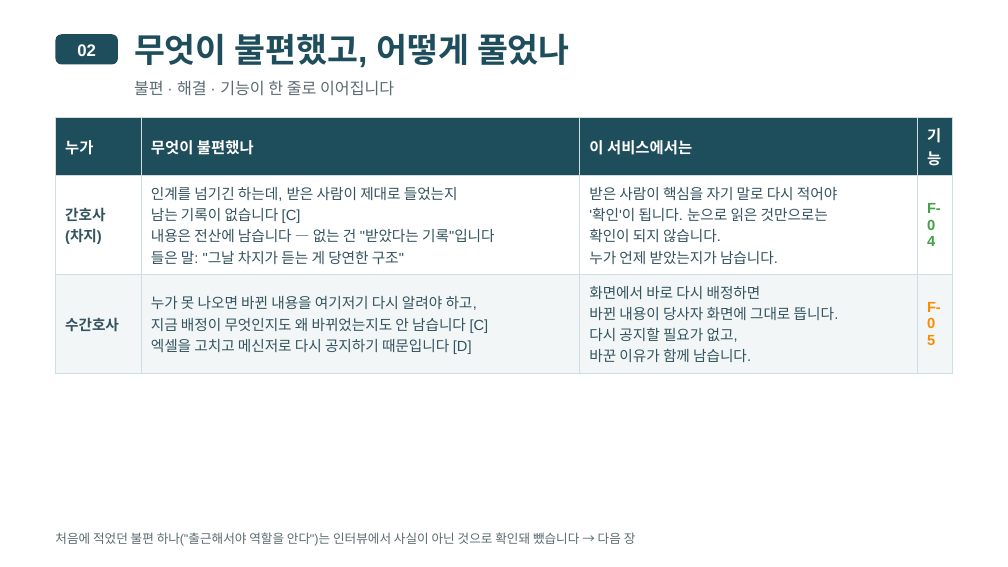
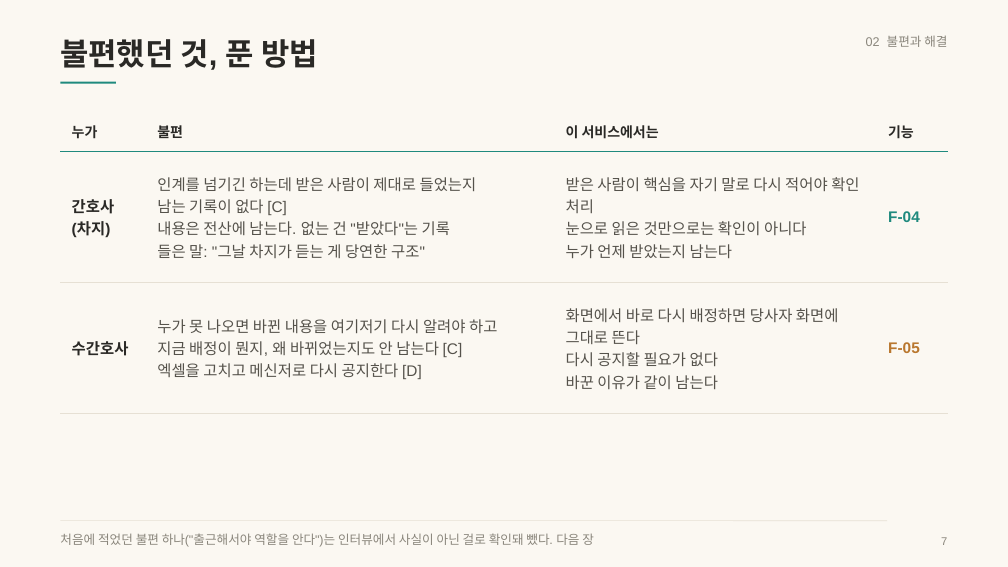
Before and after one commit to wodnjs2020136144/skala-webservice-mini, a slide deck: slide 7 of deliverables/10반_황재원_너와나의인계고리-개요.pptx. Drawn at 1008x567 pixels with LibreOffice and Linux fonts; fonts in the diff are those of the drawing. Boxes give left, top, right and bottom in pixels: in the first picture for what was removed or moved away, otherwise in the second. Text is boxed around its words. In the diff, an @@ line names an element or a change of style, - is before the commit and + after.

```diff
--- a/deliverables/10반_황재원_너와나의인계고리-개요.pptx
+++ b/deliverables/10반_황재원_너와나의인계고리-개요.pptx
@@ background #FFFFFF to #FBF8F2 @@
@@ rounded rectangle removed at <box>55,34,118,65</box> @@
@@ text at <box>60,39,318,70</box>: text changed; size 24 to 22 pt; text colour #1E4D5C to #2A2926 @@
-무엇이 불편했고, 어떻게 풀었나
+불편했던 것, 푼 방법
@@ text at <box>866,35,947,47</box>: text changed; size 12 to 9 pt; text colour #FFFFFF to #8A867C; bold off @@
-02
+02 불편과 해결
@@ line added from (60, 83) to (116, 83), #1F8A7E 1.5 pt @@
@@ text removed at <box>134,80,394,96</box> @@
-불편 · 해결 · 기능이 한 줄로 이어집니다
@@ table at <box>60,111,948,393</box> @@
-row 1, column 2: 무엇이 불편했나
+row 1, column 2: 불편
@@ row 2, column 2: "인계를 넘기긴 하는데, 받은 사람이 제대로 들었는지 / 남는 기록이 없습니다 [C] / 내용은 전산에 남습니다 — 없는 건 "받았다는 기록"입니다 / 들은 말: "그날 차지가 듣는 게 당연한 구조"" to "인계를 넘기긴 하는데 받은 사람이 제대로 들었는지 / 남는 기록이 없다 [C] / 내용은 전산에 남는다. 없는 건 "받았다"는 기록 / 들은 말: "그날 차지가 듣는 게 당연한 구조"" @@
-row 2, column 3: 받은 사람이 핵심을 자기 말로 다시 적어야 / '확인'이 됩니다. 눈으로 읽은 것만으로는 / 확인이 되지 않습니다. / 누가 언제 받았는지가 남습니다.
+row 2, column 3: 받은 사람이 핵심을 자기 말로 다시 적어야 확인 처리 / 눈으로 읽은 것만으로는 확인이 아니다 / 누가 언제 받았는지 남는다
-row 3, column 2: 누가 못 나오면 바뀐 내용을 여기저기 다시 알려야 하고, / 지금 배정이 무엇인지도 왜 바뀌었는지도 안 남습니다 [C] / 엑셀을 고치고 메신저로 다시 공지하기 때문입니다 [D]
+row 3, column 2: 누가 못 나오면 바뀐 내용을 여기저기 다시 알려야 하고 / 지금 배정이 뭔지, 왜 바뀌었는지도 안 남는다 [C] / 엑셀을 고치고 메신저로 다시 공지한다 [D]
-row 3, column 3: 화면에서 바로 다시 배정하면 / 바뀐 내용이 당사자 화면에 그대로 뜹니다. / 다시 공지할 필요가 없고, / 바꾼 이유가 함께 남습니다.
+row 3, column 3: 화면에서 바로 다시 배정하면 당사자 화면에 그대로 뜬다 / 다시 공지할 필요가 없다 / 바꾼 이유가 같이 남는다
@@ fill #1E4D5C to none in row 1 @@
@@ fill #FFFFFF to none in row 2 @@
@@ fill #F2F6F7 to none in row 3 @@
@@ size 11 to 10 pt, text colour #FFFFFF to #2A2926 in "누가", "이 서비스에서는", "기능" @@
@@ size 10.5 to 11 pt in "간호사", "(차지)", "F-04", "수간호사" and 1 more places @@
@@ text colour #33535E to #2A2926 in "간호사", "(차지)", "수간호사" @@
@@ text colour #43A047 to #1F8A7E in "F-04" @@
@@ text colour #FB8C00 to #B9772E in "F-05" @@
@@ borders changed @@
@@ table: place and size @@
-table at <box>55,117,953,366</box>
+table at <box>60,111,948,393</box>
@@ text at <box>60,533,594,547</box>: text changed; text colour #5B6B70 to #8A867C @@
-처음에 적었던 불편 하나("출근해서야 역할을 안다")는 인터뷰에서 사실이 아닌 것으로 확인돼 뺐습니다 → 다음 장
+처음에 적었던 불편 하나("출근해서야 역할을 안다")는 인터뷰에서 사실이 아닌 걸로 확인돼 뺐다. 다음 장
@@ line added from (60, 521) to (887, 521), #E6E0D4 0.5 pt @@
@@ text added at <box>941,537,947,545</box>, 8 pt, text #8A867C @@
+7
```
Also in this commit, not shown: 35 other slides changed, 6 other files.
